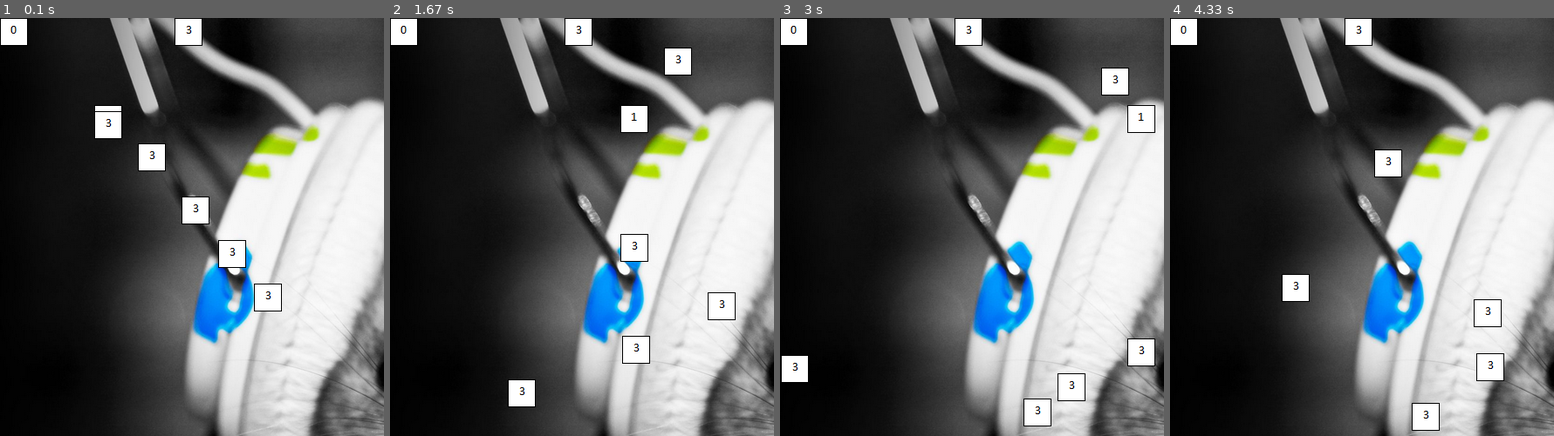
Above: before the commit, frames 1-4 (left to right).
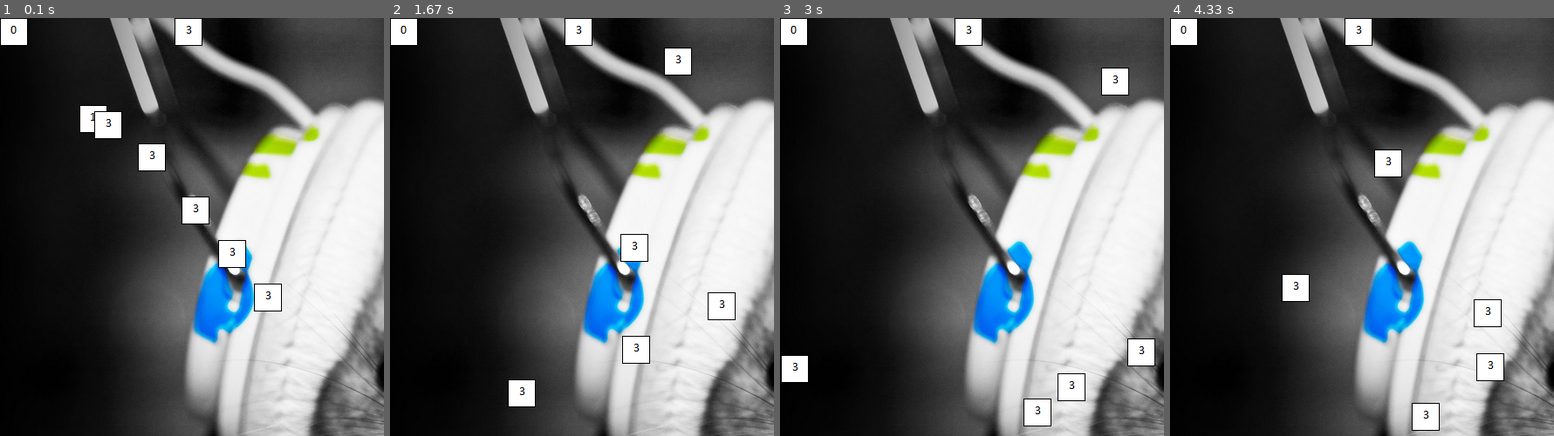
Above: after the commit, the same moments.

Repository: JoKeR0313/gamedev-000
Game: pygame game, started from game/tests/test_act_loader.py
Two runs of this game, one before a commit and one after it. Both use one fixed random seed, a clock stepped at 60 frames per second and the inputs below.
Inputs:
- Up to frame 1 (0.1 s): no input
- Up to frame 2 (1.67 s): no input
- Up to frame 3 (3 s): no input
- Up to frame 4 (4.33 s): no input

The runs differ from the first frame. In frame 1, 0.3% of the frame differs, in the area x 20-32%, y 21-28%; in frame 2, 0.5%, in the area x 60-68%, y 21-28%; in frame 3, 0.2%; in frame 4, nothing differs.

Commit message:
conflict resolving

Diff:
--- a/game/cc_act_manager.py
+++ b/game/cc_act_manager.py
@@ -1,5 +1,6 @@
 from cc_logger import *
 from cc_act_file_loader import ccActFileLoader
+from cc_bball_coll_detector import BouncingBallCollisionDetector
 
 
 class ccActManager:
@@ -29,6 +30,7 @@
     def step(cls, time_passed):
         # loops through all the scenes and calls it's step method
         for scene in cls.scenes:
+            BouncingBallCollisionDetector.check_list_collision(scene.object_list)
             scene.step(time_passed)
 
     @classmethod
--- a/game/cc_anims_file_loader.py
+++ b/game/cc_anims_file_loader.py
@@ -54,7 +54,7 @@
                 if len(frame_list[i]) == 1:
                     frame_list[i].append(frame_list[i - 1][1])
                 if frame_list[i+1][0] != 'goto':
-                    frame_list[i].append(frame_list[i+1][0])
+                    frame_list[i].append(str(i+1))
                 else:
                     frame_list[i].append(frame_list[i+1][1])
             else:
@@ -69,4 +69,5 @@
             next_frame = int(frames[i][2])
             anim_frame = ccAnimFrame(sprite, time, next_frame)
             anim_sprite.add_frame(anim_frame)
+
         ccSpriteManager.add_sprite(self.get_current_section_name(), anim_sprite)
--- a/game/cc_bouncing_ball_scene_test.py
+++ b/game/cc_bouncing_ball_scene_test.py
@@ -16,7 +16,7 @@
 
     def step(self, time_passed):
         # BouncingBallCollisionDetector.update_list_hitbox(self.object_list)
-        BouncingBallCollisionDetector.check_list_collision(self.object_list)
+
         for obj in self.object_list:
             obj.step(time_passed)
             if obj.position.x + obj.active_sprite.rectangle.width >= ccGlobals.size[0]:
--- a/game/resources/anims/test.anims.json
+++ b/game/resources/anims/test.anims.json
@@ -3,33 +3,38 @@
     "filename": "test.sprites.json"
   },
   "anim_00": {
-    "sprites": ["test_00",
-                "test_01",
-                "test_02",
-                "test_03",
-                "test_04"
-               ],
-    "frames": ["0 t10",
-               "1",
-               "2 t30",
-               "3",
-               "4",
-               "goto 1"
-              ]
+    "sprites": [
+      "test_00",
+      "test_01",
+      "test_02",
+      "test_03",
+      "test_04"
+    ],
+    "frames": [
+      "0 t10",
+      "1",
+      "2 t30",
+      "3",
+      "4 t500",
+      "3",
+      "goto 0"
+    ]
   },
   "anim_01": {
-    "sprites": ["test_all_004",
-                "test_all_003",
-                "test_all_002",
-                "test_all_001",
-                "test_all_000"
-               ],
-    "frames": ["0 t30",
-               "1",
-               "2 t20",
-               "3",
-               "4",
-               "goto 0"
-              ]
+    "sprites": [
+      "test_all_004",
+      "test_all_003",
+      "test_all_002",
+      "test_all_001",
+      "test_all_000"
+    ],
+    "frames": [
+      "0 t30",
+      "1",
+      "2 t20",
+      "3",
+      "4",
+      "goto 0"
+    ]
   }
 }
